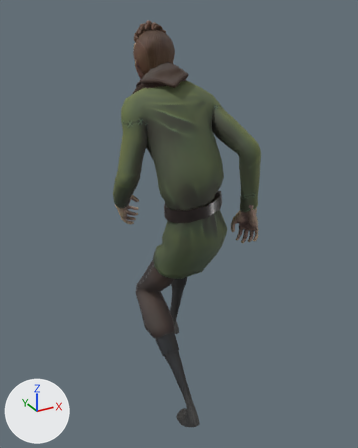
Two versions of the Blender file Victor/Character Animation/ThirdPerson/Locomotion_3rdPerson_2.blend, one commit apart.
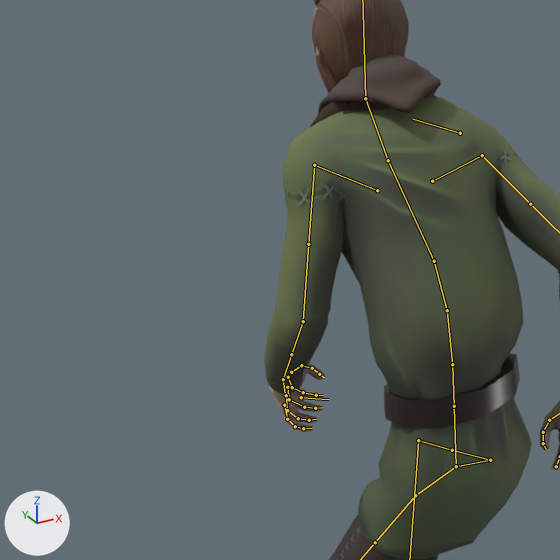
Old and new are each drawn whole from a 50 mm camera at (-0.894, -1.606, 1.542) aimed at (-0.01, 0.002, 0.738) and again close up on the part from 0% to 67% of the width and 9% to 62% of the height. The axes (+X, +Y, +Z) are drawn at lower left. The lights are the same throughout. Both versions are drawn at frame 0 of the action 'CrouchWalk_F'; the numbers are the values there. The bones that bend it are drawn over the model as lines in the close-ups.

The first close-up shows 'mc_body.001', 'mc_clothing.003', 'mc_clothing.004'.
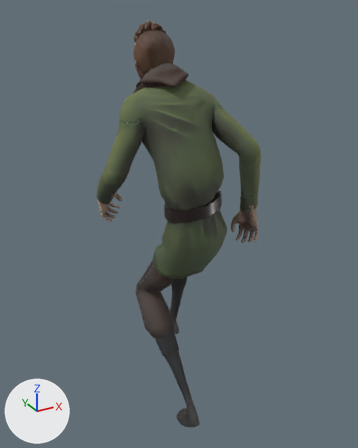
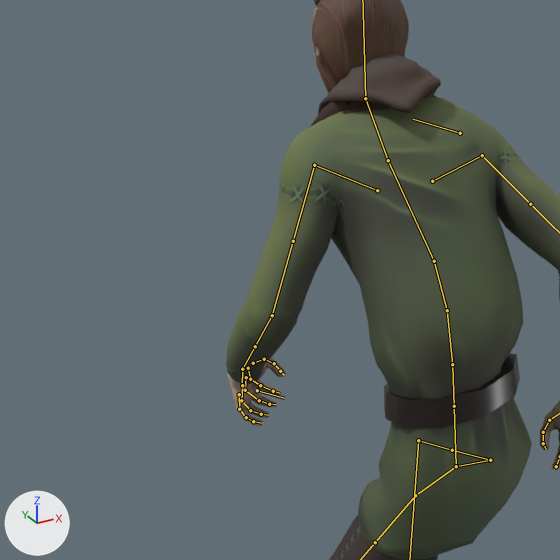
Boxes (x1, y1, x2, y2) around the edits, measured in the close-ups (560 x 560 px):
'mc_clothing.003', posed: before (264, 53, 560, 559); after (226, 53, 560, 559)
'mc_body.001', posed: before (269, 0, 560, 470); after (228, 0, 560, 470)

The edits, one by one:
Bone 'FK_Bicep.L.001' (bone_fk_bicep_l_001) turns from (-36, 12, 50) to (-37, 5, 40) degrees about its own x, y and z.
